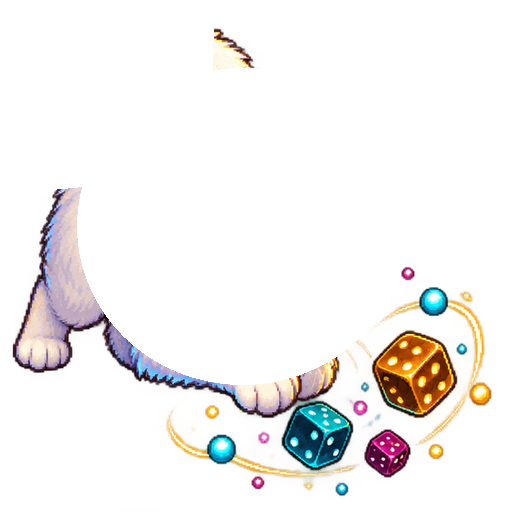
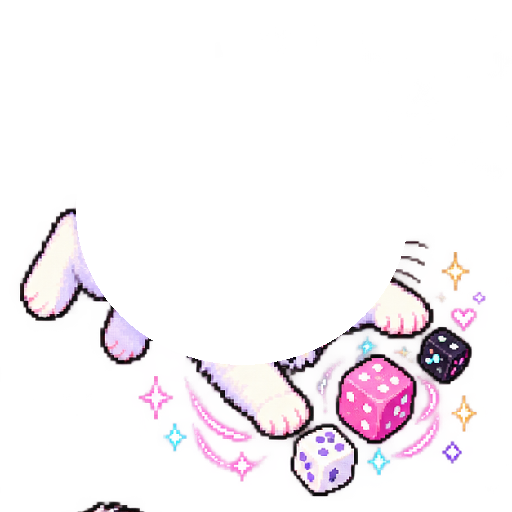
Layer changes from the first 512x512 image to the second:
painted on "head" over [76, 57, 407, 385]
painted on "tail" over [50, 26, 215, 195]
